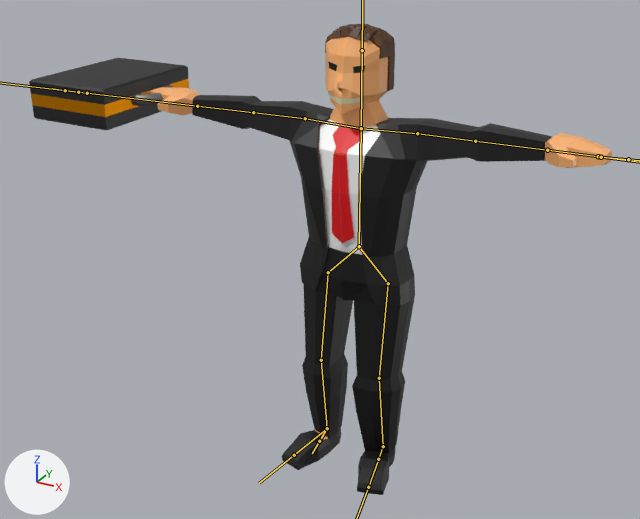
The FBX model Assets/Resources/PhotonPrefabs/TMPBlender/MrBusiness.fbx, before and after one commit.
One viewpoint serves both versions: a 50 mm camera at (8.97, -18.16, 14.39) aimed at (-0.97, -0.08, 5.35). The axes (+X, +Y, +Z) are drawn at lower left. The lights are the same throughout. The bones that bend it are drawn over the model as lines.

The first picture shows 'Cube', 'Cube.001', 'Hair', 'Jacket', 'Pants', 'Shoes', 'Tie', 'Torus'.
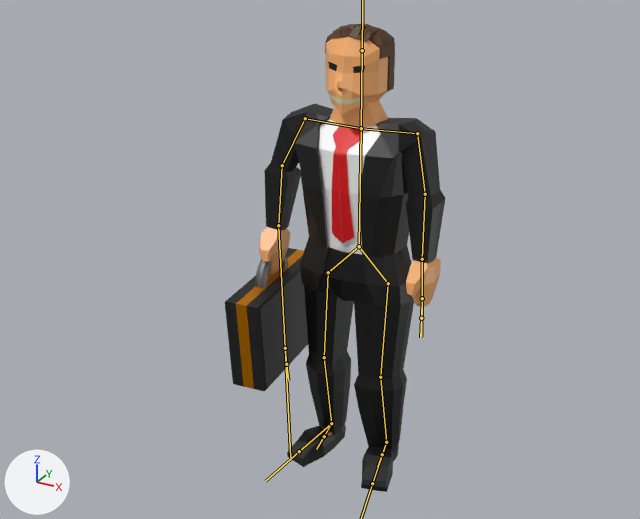
The newer file adds an action. The first version stands in its rest pose; the second is drawn at frame 1 of the action 'Armature|IdleGD'.

Where the change shows, as pixel boxes [x1, y1, x2, y2] in the pictures (640 x 519 px):
'Jacket', posed (50% narrower)
    before: [192, 95, 552, 306]
    after: [264, 104, 445, 306]
'Cube.001', posed
    before: [29, 57, 189, 130]
    after: [225, 248, 308, 391]
'Pants', posed
    before: [302, 247, 415, 455]
    after: [304, 247, 414, 450]
'Cube', posed (60% narrower)
    before: [150, 36, 612, 440]
    after: [259, 36, 441, 436]
'Shoes', posed
    before: [282, 428, 396, 495]
    after: [287, 424, 399, 492]
'Torus', posed
    before: [131, 84, 172, 106]
    after: [255, 256, 288, 288]
bone 'Bone.003', root to tip
    before: (417, 133) to (475, 141)
    after: (417, 133) to (425, 194)
bone 'Bone.004', root to tip
    before: (475, 141) to (547, 150)
    after: (425, 194) to (422, 259)
bone 'Bone.008', root to tip
    before: (305, 118) to (253, 112)
    after: (305, 118) to (282, 165)
bone 'Bone.009', root to tip
    before: (253, 112) to (197, 106)
    after: (282, 165) to (278, 225)
bone 'Bone.010', root to tip
    before: (197, 106) to (87, 93)
    after: (278, 225) to (285, 348)
bone 'GunBone', root to tip
    before: (601, 157) to (628, 159)
    after: (422, 298) to (421, 318)
bone 'Bone.013', root to tip
    before: (388, 283) to (379, 378)
    after: (388, 283) to (380, 377)
bone 'Bone.016', root to tip
    before: (328, 272) to (321, 360)
    after: (328, 272) to (324, 357)
bone 'Bone.017', root to tip
    before: (321, 360) to (327, 428)
    after: (324, 357) to (331, 423)
bone 'Bone.020', root to tip
    before: (383, 446) to (378, 459)
    after: (386, 442) to (382, 454)
bone 'Bone.021', root to tip
    before: (327, 428) to (319, 441)
    after: (331, 423) to (324, 436)

Diff of the bpy script that builds the scene:
```diff
--- a/Assets/Resources/PhotonPrefabs/TMPBlender/MrBusiness.fbx.py
+++ b/Assets/Resources/PhotonPrefabs/TMPBlender/MrBusiness.fbx.py
@@ bone_bone_003 @@
 bone_bone_003 = bpy.data.objects['Armature'].pose.bones['Bone.003']  # child of 'Bone.002'
-bone_bone_003.rotation_quaternion = (1.0, 0.0, 0.0, 0.0)  # degrees (0, 0, 0)
+bone_bone_003.rotation_quaternion = (0.754, -0.003, 0.002, -0.657)  # degrees (0, 0, -82)
@@ bone_bone_004 @@
 bone_bone_004 = bpy.data.objects['Armature'].pose.bones['Bone.004']  # child of 'Bone.003'
-bone_bone_004.rotation_quaternion = (1.0, 0.0, 0.0, 0.0)  # degrees (0, 0, 0)
+bone_bone_004.rotation_quaternion = (0.996, -0.002, 0.002, -0.088)  # degrees (0, 0, -10)
@@ bone_bone_008 @@
 bone_bone_008 = bpy.data.objects['Armature'].pose.bones['Bone.008']  # child of 'Bone.007'
-bone_bone_008.rotation_quaternion = (1.0, 0.0, 0.0, 0.0)  # degrees (0, 0, 0)
+bone_bone_008.rotation_quaternion = (0.857, 0.001, -0.005, 0.515)  # degrees (0, -1, 62)
@@ bone_bone_009 @@
 bone_bone_009 = bpy.data.objects['Armature'].pose.bones['Bone.009']  # child of 'Bone.008'
-bone_bone_009.rotation_quaternion = (1.0, 0.0, 0.0, 0.0)  # degrees (0, 0, 0)
+bone_bone_009.rotation_quaternion = (0.978, 0.001, 0.0, 0.206)  # degrees (0, 0, 24)
@@ bone_bone_010 @@
 bone_bone_010 = bpy.data.objects['Armature'].pose.bones['Bone.010']  # child of 'Bone.009'
-bone_bone_010.rotation_quaternion = (1.0, 0.0, 0.0, 0.0)  # degrees (0, 0, 0)
+bone_bone_010.rotation_quaternion = (0.999, 0.001, 0.001, 0.049)  # degrees (0, 0, 6)
@@ bone_gunbone @@
 bone_gunbone = bpy.data.objects['Armature'].pose.bones['GunBone']
-bone_gunbone.location = (0.0, 0.0, 0.0)
-bone_gunbone.rotation_quaternion = (1.0, 0.0, 0.0, 0.0)  # degrees (0, 0, 0)
+bone_gunbone.location = (4.06, -4.07, -0.42)
+bone_gunbone.rotation_quaternion = (0.696, 0.0, 0.0, -0.718)  # degrees (0, 0, -92)
@@ bone_bone_013 @@
 bone_bone_013 = bpy.data.objects['Armature'].pose.bones['Bone.013']  # child of 'Bone.012'
-bone_bone_013.rotation_quaternion = (1.0, 0.0, 0.0, 0.0)  # degrees (0, 0, 0)
+bone_bone_013.rotation_quaternion = (1.0, 0.0, 0.0, 0.02)  # degrees (0, 0, 2)
@@ bone_bone_016 @@
 bone_bone_016 = bpy.data.objects['Armature'].pose.bones['Bone.016']  # child of 'Bone.015'
-bone_bone_016.rotation_quaternion = (1.0, 0.0, 0.0, 0.0)  # degrees (0, 0, 0)
+bone_bone_016.rotation_quaternion = (0.999, 0.0, 0.0, -0.038)  # degrees (0, 0, -4)
@@ bone_bone_017 @@
 bone_bone_017 = bpy.data.objects['Armature'].pose.bones['Bone.017']  # child of 'Bone.016'
-bone_bone_017.rotation_quaternion = (1.0, 0.0, 0.0, 0.0)  # degrees (0, 0, 0)
+bone_bone_017.rotation_quaternion = (1.0, -0.001, 0.0, 0.02)  # degrees (0, 0, 2)
@@ bone_bone_020 @@
 bone_bone_020 = bpy.data.objects['Armature'].pose.bones['Bone.020']
-bone_bone_020.location = (0.0, 0.0, 0.0)
+bone_bone_020.location = (-0.21, 0.03, 0.01)
@@ bone_bone_021 @@
 bone_bone_021 = bpy.data.objects['Armature'].pose.bones['Bone.021']
-bone_bone_021.location = (0.0, 0.0, 0.0)
+bone_bone_021.location = (0.26, 0.03, -0.02)
```
